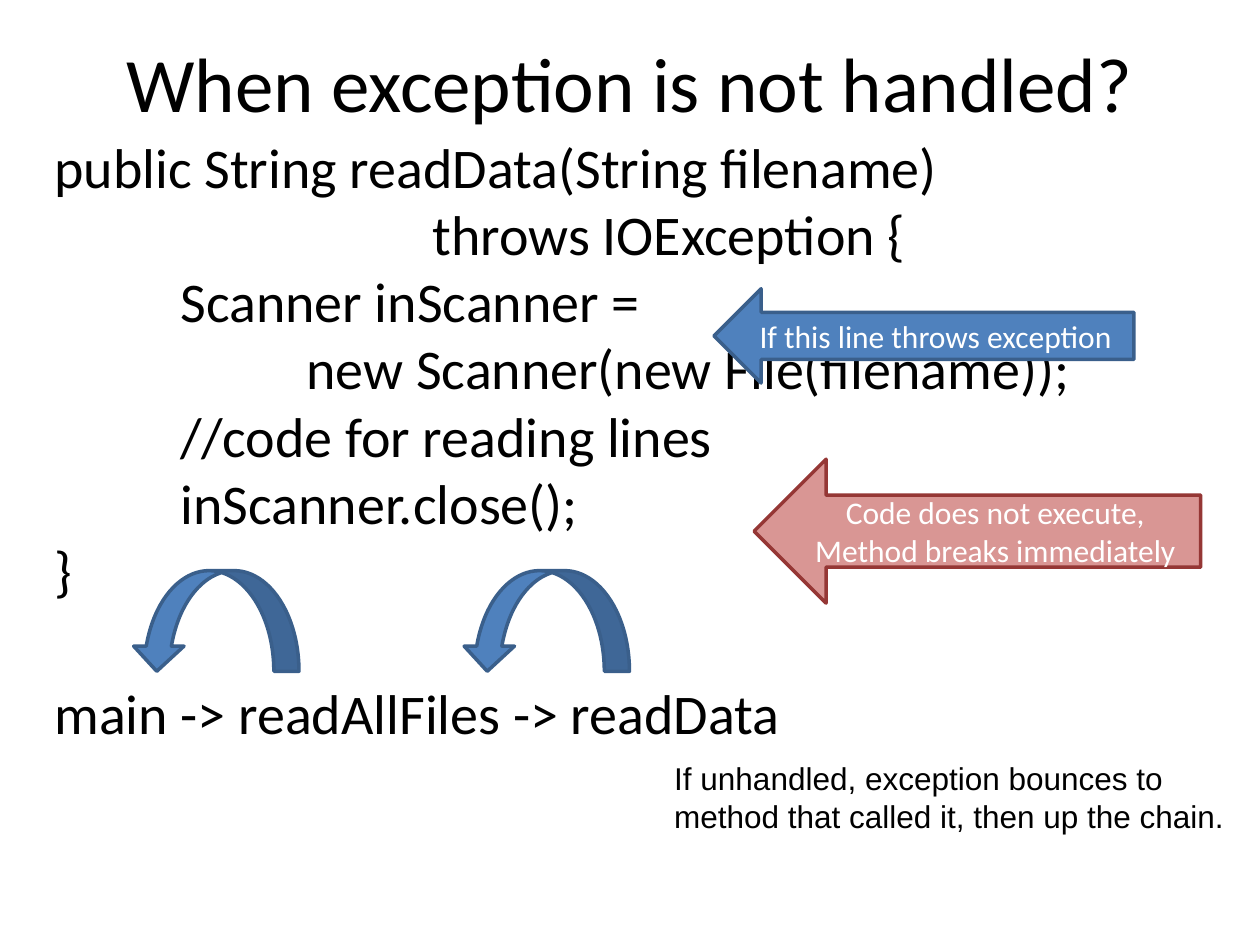
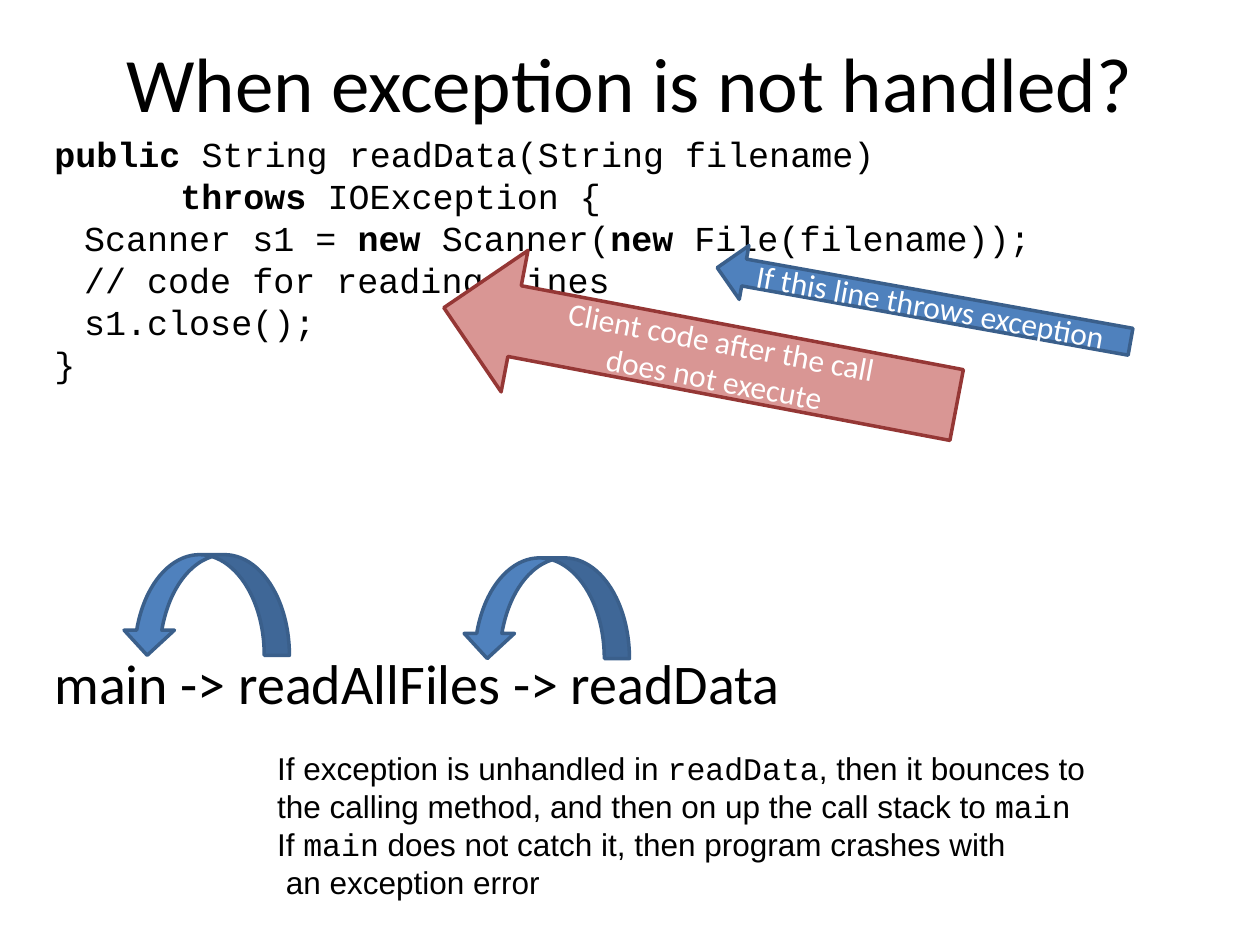
Before and after one commit to RHIT-CSSE/csse220, a slide deck: slide 21 of ClassMaterials/OOAndExceptions/Slides/OODFilesExceptions.pptx (slide 15 before the commit). Drawn at 1260x945 pixels with LibreOffice and Linux fonts; fonts in the diff are those of the drawing. Boxes give left, top, right and bottom in pixels: in the first picture for what was removed or moved away, otherwise in the second. Text is boxed around its words. In the diff, an @@ line names an element or a change of style, - is before the commit and + after.

```diff
--- a/ClassMaterials/OOAndExceptions/Slides/OODFilesExceptions.pptx
+++ b/ClassMaterials/OOAndExceptions/Slides/OODFilesExceptions.pptx
@@ text at bbox=[54, 142, 874, 217]: size 32 to 20 pt, font Calibri to Courier New in "public String readData(String filename)", "throws IOException {", "}"; bold on in "public", "throws" @@
@@ text at bbox=[84, 226, 1030, 343]: text changed; size 32 to 20 pt; font Calibri to Courier New @@
-Scanner inScanner =
-new Scanner(new File(filename));
-//code for reading lines
-inScanner.close();
+Scanner s1 = new Scanner(new File(filename));
+// code for reading lines
+s1.close();
@@ left arrow "Client code after the call" at bbox=[431, 238, 970, 476]: rotation 0 to 10 degrees @@
@@ left arrow "If this line throws exception" at bbox=[713, 240, 1135, 368]: rotation 0 to 10 degrees @@
@@ text in left arrow at bbox=[605, 339, 823, 387]: text changed @@
-Code does not execute,
-Method breaks immediately
+Client code after the call
+does not execute
@@ curved up arrow: place and size @@
-curved up arrow at bbox=[131, 571, 299, 672]
+curved up arrow at bbox=[122, 554, 290, 655]
@@ curved up arrow: place and size @@
-curved up arrow at bbox=[462, 571, 630, 672]
+curved up arrow at bbox=[462, 558, 630, 659]
@@ text at bbox=[277, 757, 1085, 900]: text changed @@
-If unhandled, exception bounces to
-method that called it, then up the chain.
+If exception is unhandled in readData, then it bounces to
+the calling method, and then on up the call stack to main
+If main does not catch it, then program crashes with
+an exception error
```
Also in this commit, not shown: 10 other slides changed, 8 slides added, 3 slides removed.
